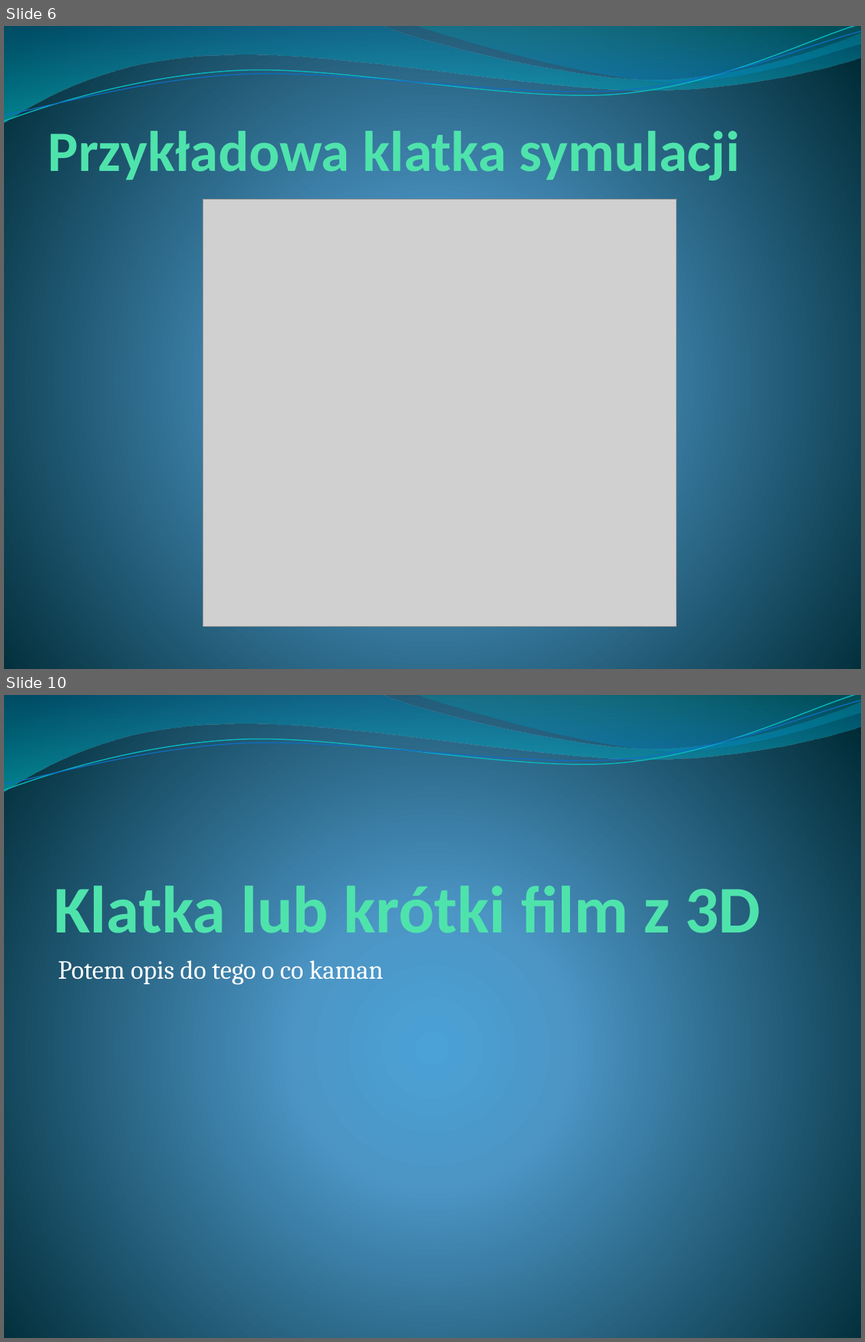
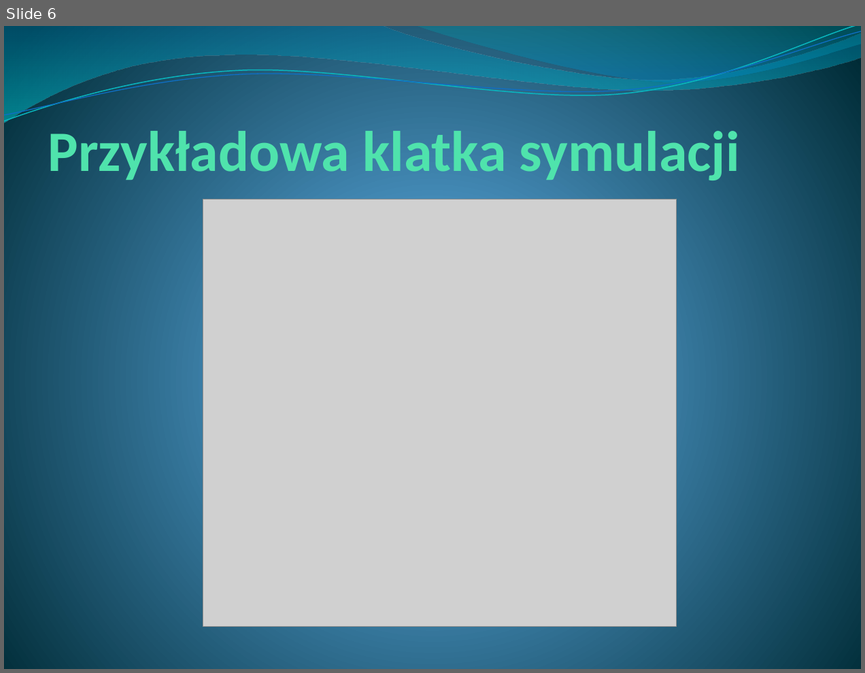
Before and after one commit to styczen/AP_Radar, a slide deck: prezentacja.pptx. Shown one above the other, each under a label of ours: slides 6 and 10 before the commit, slide 6 after it; the slides between them are not shown. The pictures are 865x1342 and 865x673 pixels, drawn with LibreOffice and Linux fonts; fonts in the diff are those of the drawing; grey boxes stand for pictures. Boxes give left, top, right and bottom in pixels: in the first picture for what was removed or moved away, otherwise in the second. Text is boxed around its words. In the diff, an @@ line names an element or a change of style, - is before the commit and + after.

```diff
--- a/prezentacja.pptx
+++ b/prezentacja.pptx
@@ slide 10 removed at bbox=[4, 695, 861, 1338], background gradient #4AA0D6 to #4C98C7 to #002C38; not listed: 4 template elements that a slide beside it also shows @@
@@ title removed at bbox=[54, 877, 760, 933] @@
-Klatka lub krótki film z 3D
@@ text removed at bbox=[58, 960, 383, 985] @@
-Potem opis do tego o co kaman
```
Also in this commit, not shown: 2 slides changed, 4 slides added, 2 other slides removed, 3 other files.
